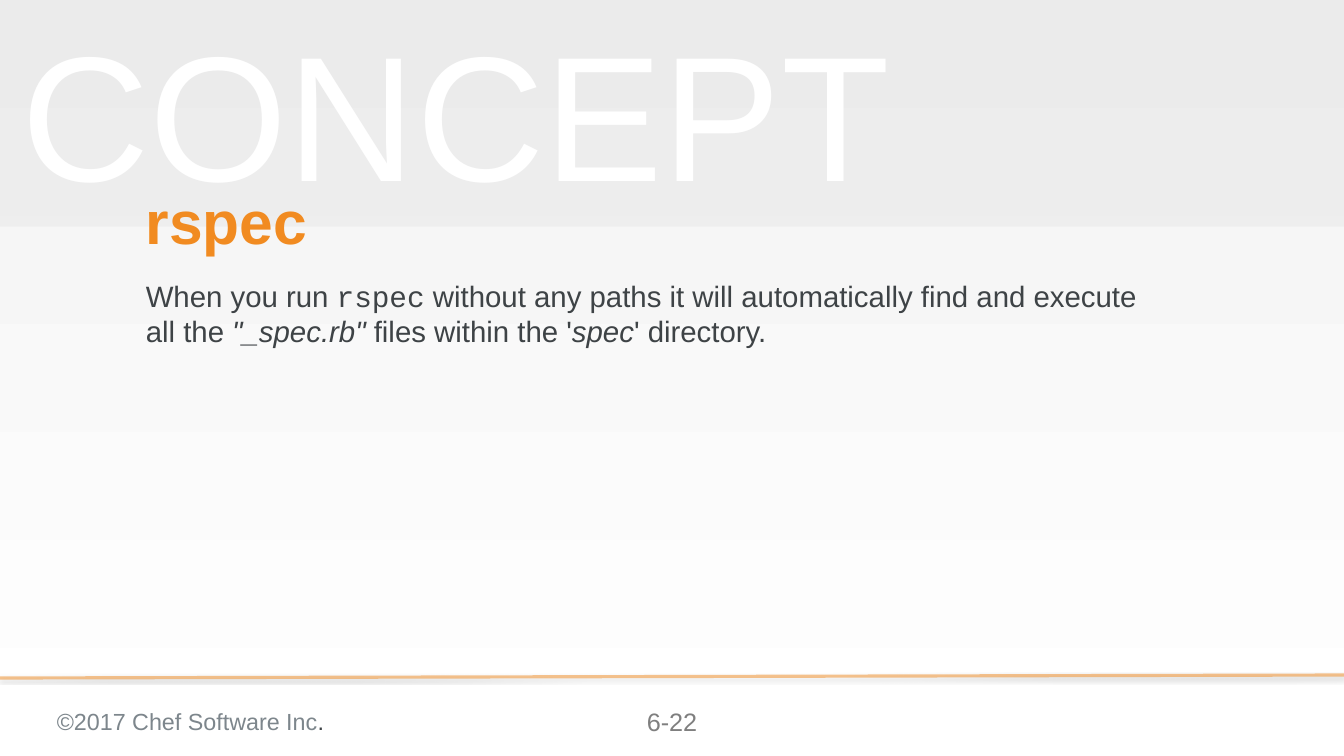
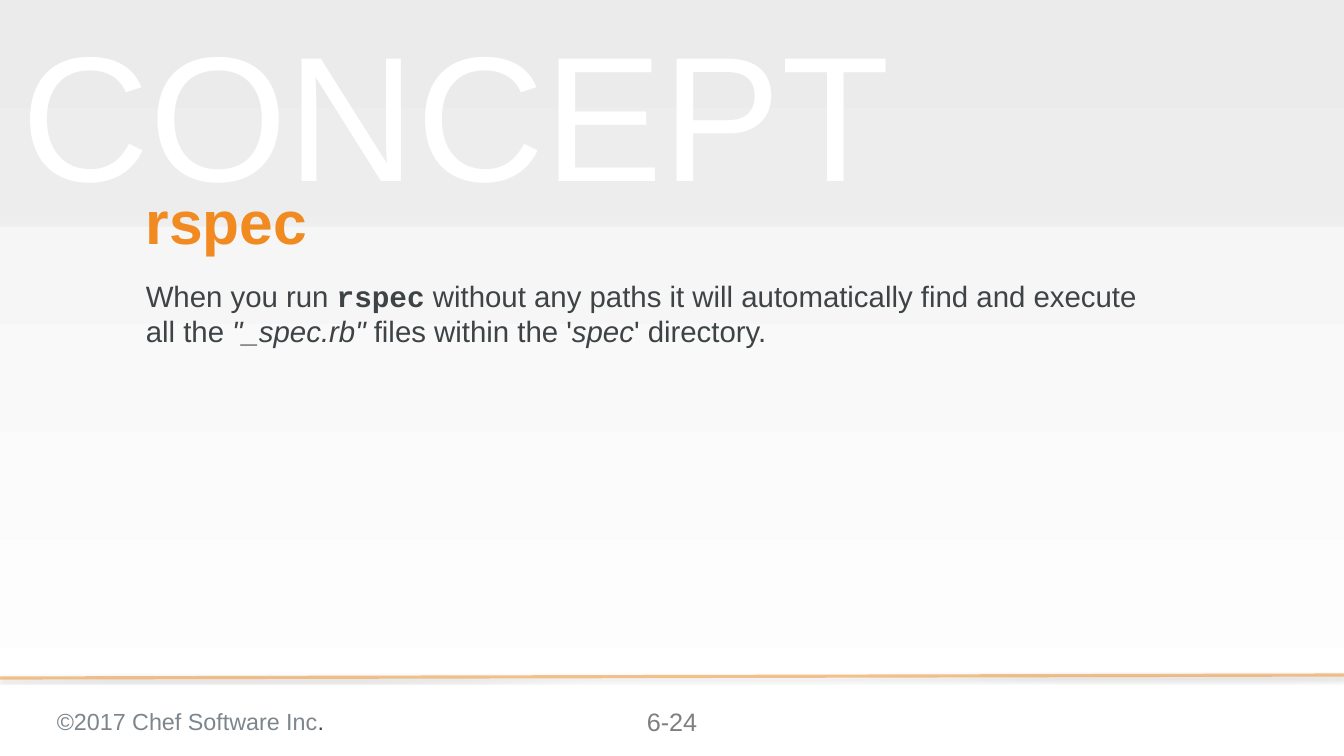
Before and after one commit to ericheiser/chef-intermediate, a slide deck: slide 24 of 06-testing_resources_in_recipes.pptx (slide 22 before the commit). Drawn at 1344x756 pixels with LibreOffice and Linux fonts; fonts in the diff are those of the drawing; background and template pictures are left out. Boxes give left, top, right and bottom in pixels: in the first picture for what was removed or moved away, otherwise in the second. Text is boxed around its words. In the diff, an @@ line names an element or a change of style, - is before the commit and + after.

```diff
--- a/06-testing_resources_in_recipes.pptx
+++ b/06-testing_resources_in_recipes.pptx
@@ subtitle "When you run rspec without ..." at [146, 285, 1137, 348]: bold on in "rspec" @@
@@ page number at [647, 713, 697, 731]: text changed @@
-6-22
+6-24
```
Also in this commit, not shown: 1 other slide changed, 2 slides added, 3 other files.
